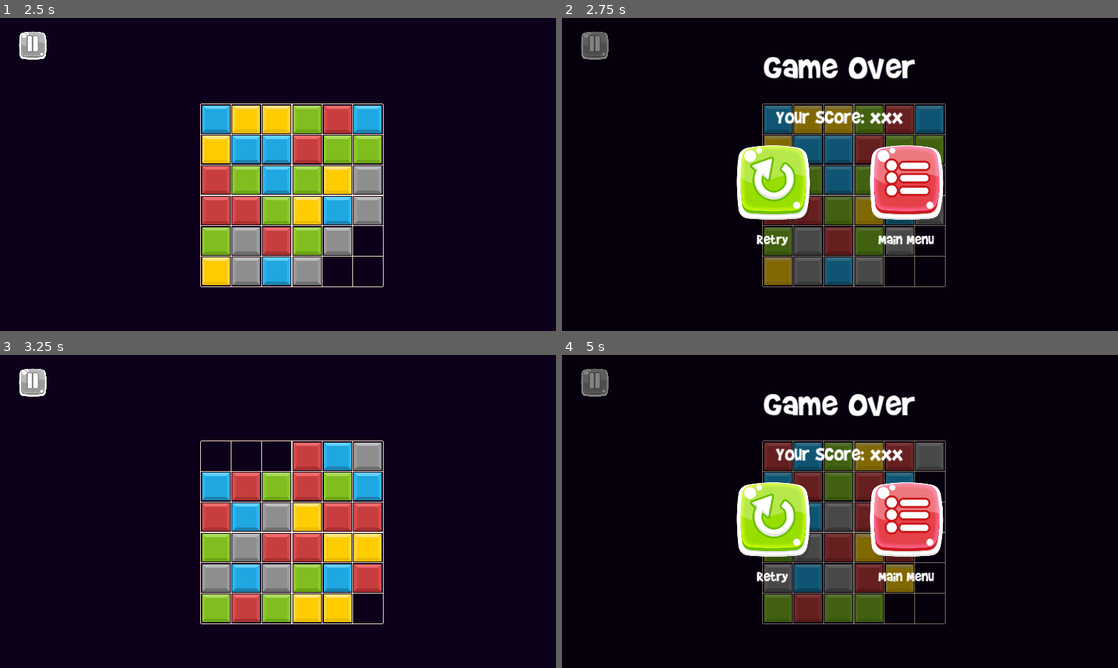
Above: before the commit, frames 1-4 (two rows, left to right).
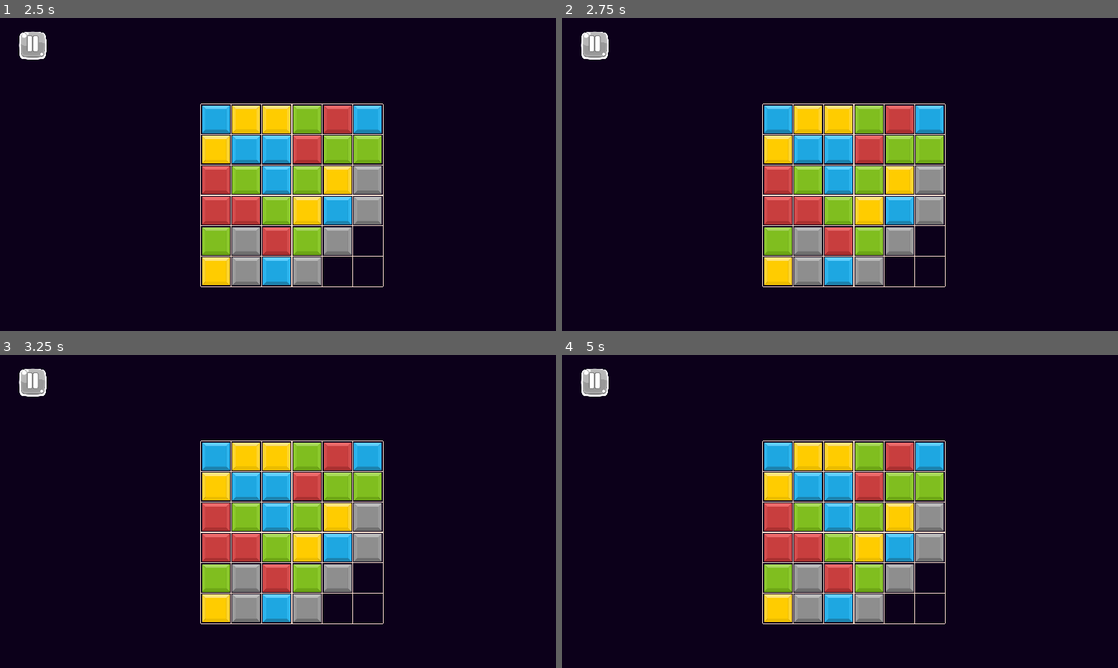
Above: after the commit, the same moments.

Repository: bonsaipropaganda/match-3-with-a-twist
Game: Godot game, scene res://Content/UserInterface/main_menu.tscn
Same seed, same stepped clock (60 frames per second), same inputs: the game is played once before the commit and once after it. The engine's default icon, where the game draws it, is replaced by a stand-in: a white triangle on a blue panel in a dark square.
Inputs (mouse positions are in pixels of both pictures, inside the frame that each line leads up to):
- Up to frame 1 (2.5 s): click (139, 174) at 0.5 s; move the mouse to (216, 149) at 1.27 s; click (216, 149) at 1.35 s; tap Enter at 2 s; move the mouse to (278, 149) at 2.02 s; click (278, 149) at 2.1 s
- Up to frame 2 (2.75 s): no input
- Up to frame 3 (3.25 s): click (211, 520) at 2.77 s
- Up to frame 4 (5 s): move the mouse to (867, 455) at 3.52 s; click (867, 455) at 3.6 s; move the mouse to (901, 455) at 4.27 s; click (901, 455) at 4.35 s

Frame 1 is identical in both runs. In frame 2, 19% of the frame differs, in the area x 3-69%, y 4-86%; in frame 3, 14%; in frame 4, 19%.

Commit message:
[TEMPFIX] Removed on timer game over when starting game

Diff:
--- a/Content/game_scene.gd
+++ b/Content/game_scene.gd
@@ -6,5 +6,5 @@
 func _ready() -> void:
 	get_tree().paused = false
 	# TODO: remove this and replace with game over logic
-	await get_tree().create_timer(2.0, false).timeout
-	game_over.emit()
+	# await get_tree().create_timer(2.0, false).timeout
+	# game_over.emit()
